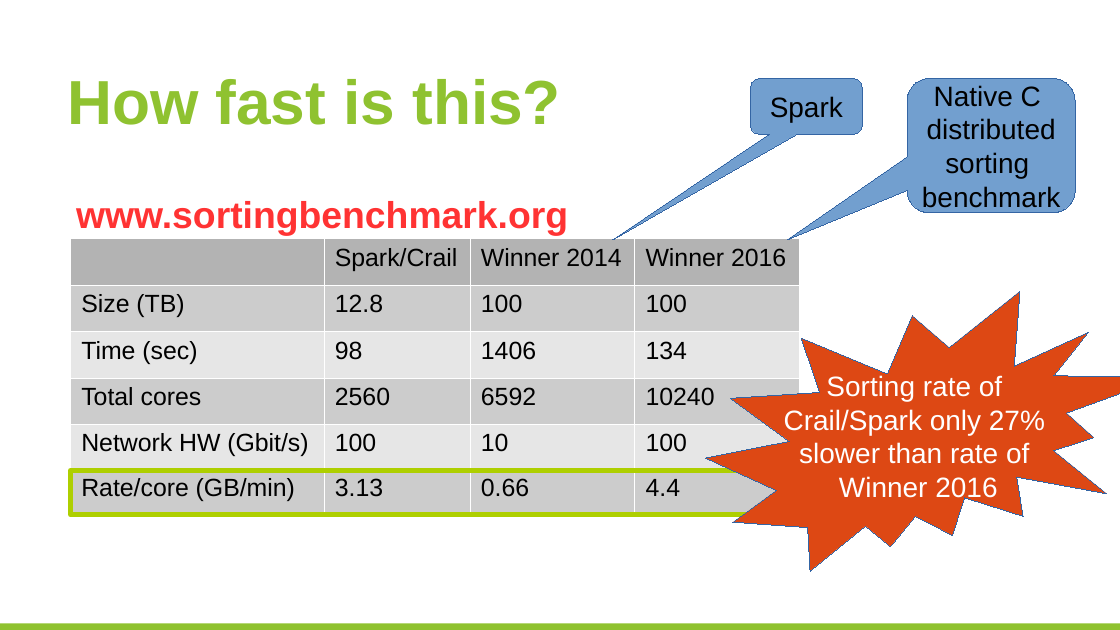
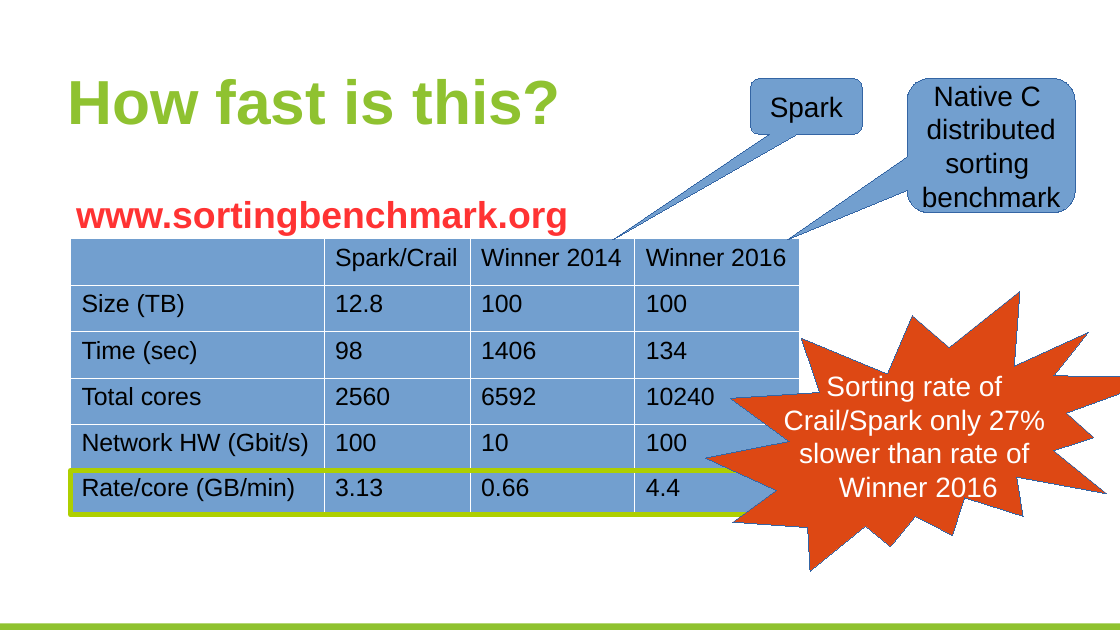
Before and after one commit to huangyibo/spark-summit-17, a slide deck: slide 24 of crail-spark-summit-pres.odp. Drawn at 1120x630 pixels with LibreOffice and Linux fonts; fonts in the diff are those of the drawing; background and template pictures are left out. Boxes give left, top, right and bottom in pixels: in the first picture for what was removed or moved away, otherwise in the second. Text is boxed around its words. In the diff, an @@ line names an element or a change of style, - is before the commit and + after.

```diff
--- a/crail-spark-summit-pres.odp
+++ b/crail-spark-summit-pres.odp
@@ table at <box>71,239,799,515</box> @@
@@ fill #B3B3B3 to #729FCF in row 1 @@
@@ fill #CCCCCC to #729FCF in 12 cells @@
@@ fill #E6E6E6 to #729FCF in 8 cells @@
```
Also in this commit, not shown: 1 other slide changed.
